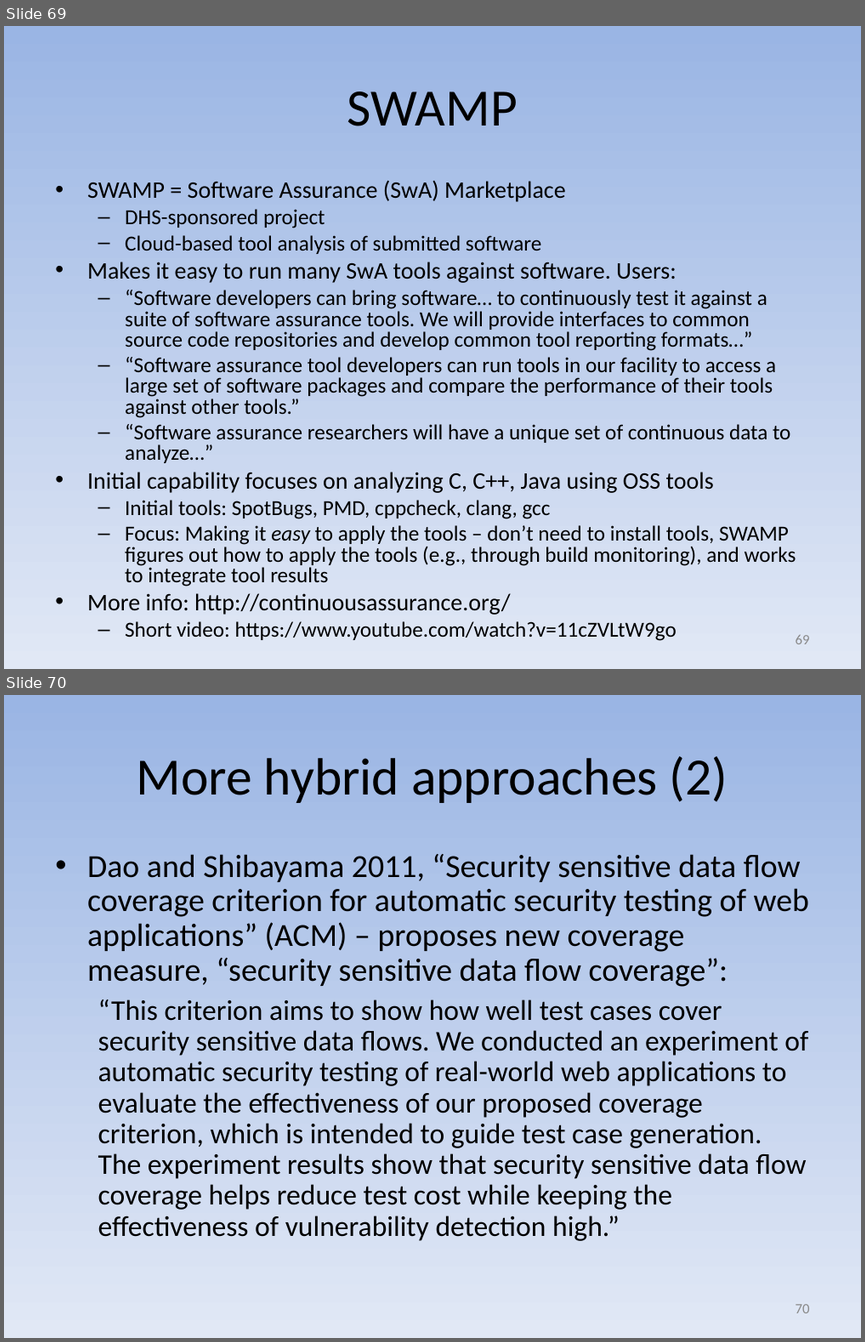
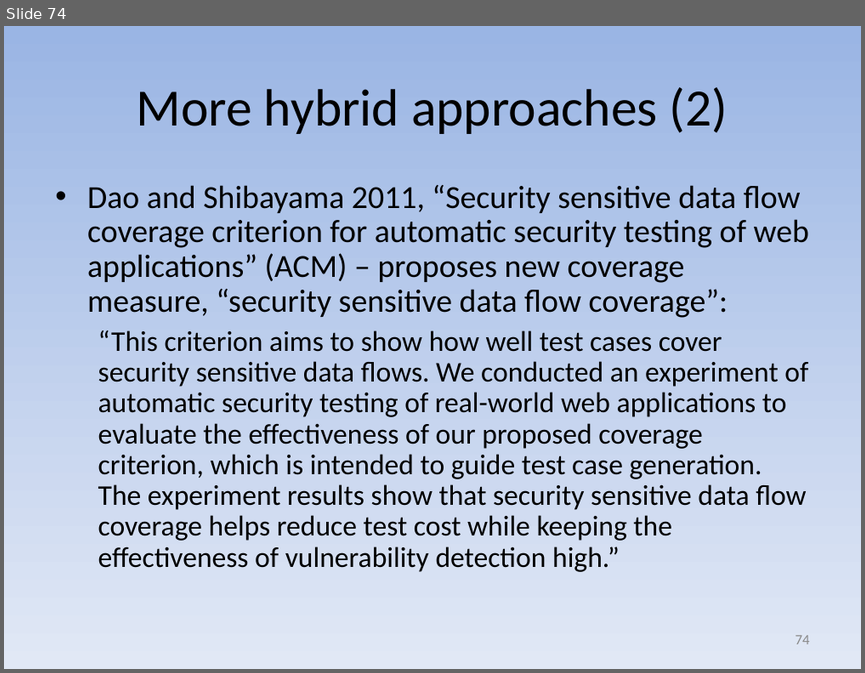
Before and after one commit to david-a-wheeler/david-a-wheeler.github.io, a slide deck: secure-class/presentations/Secure-Software-9-Tools.ppt. Shown one above the other, each under a label of ours: slides 69 and 70 before the commit, slide 74 after it. The pictures are 865x1342 and 865x673 pixels, drawn with LibreOffice and Linux fonts; fonts in the diff are those of the drawing. Boxes give left, top, right and bottom in pixels: in the first picture for what was removed or moved away, otherwise in the second. Text is boxed around its words. In the diff, an @@ line names an element or a change of style, - is before the commit and + after.

```diff
--- a/secure-class/presentations/Secure-Software-9-Tools.ppt
+++ b/secure-class/presentations/Secure-Software-9-Tools.ppt
@@ slide 69 removed at [4,26,861,669], background gradient #9AB5E4 to #E1E8F5 @@
@@ title removed at [347,91,517,126] @@
-SWAMP
@@ text removed at [87,180,796,641] @@
-• SWAMP = Software Assurance (SwA) Marketplace
-  – DHS-sponsored project
-  – Cloud-based tool analysis of submitted software
-• Makes it easy to run many SwA tools against software. Users:
-  – “Software developers can bring software… to continuously test it against a suite of software assurance tools. We will provide interfaces to common source code repositories and develop common tool reporting formats…”
-  – “Software assurance tool developers can run tools in our facility to access a large set of software packages and compare the performance of their tools against other tools.”
-  – “Software assurance researchers will have a unique set of continuous data to analyze…”
-• Initial capability focuses on analyzing C, C++, Java using OSS tools
-  – Initial tools: SpotBugs, PMD, cppcheck, clang, gcc
-  – Focus: Making it easy to apply the tools – don’t need to install tools, SWAMP figures out how to apply the tools (e.g., through build monitoring), and works to integrate tool results
-• More info: http://continuousassurance.org/
-  – Short video: https://www.youtube.com/watch?v=11cZVLtW9go
@@ page number removed at [795,635,810,644] @@
-69
@@ what was slide 70 is now slide 74 @@
@@ page number at [795,635,810,644]: text changed @@
-70
+74
```
Also in this commit, not shown: 3 slides changed, 5 slides added, 2 other files.
